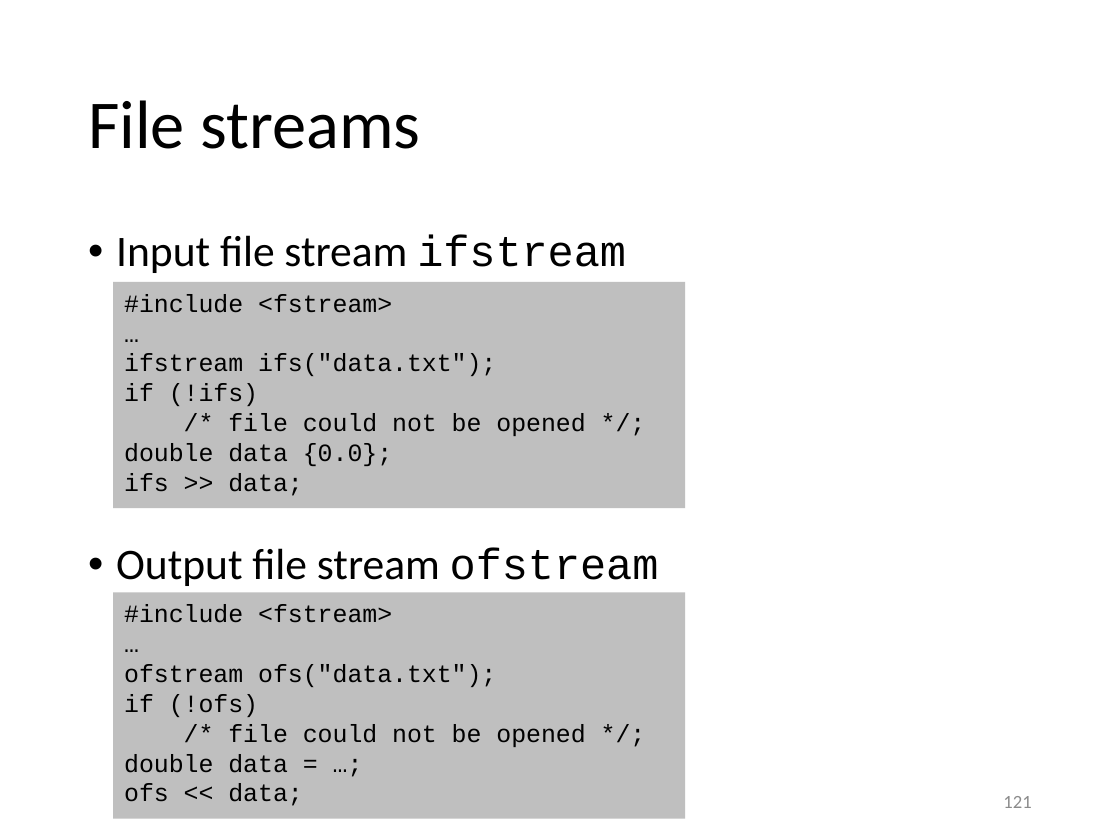
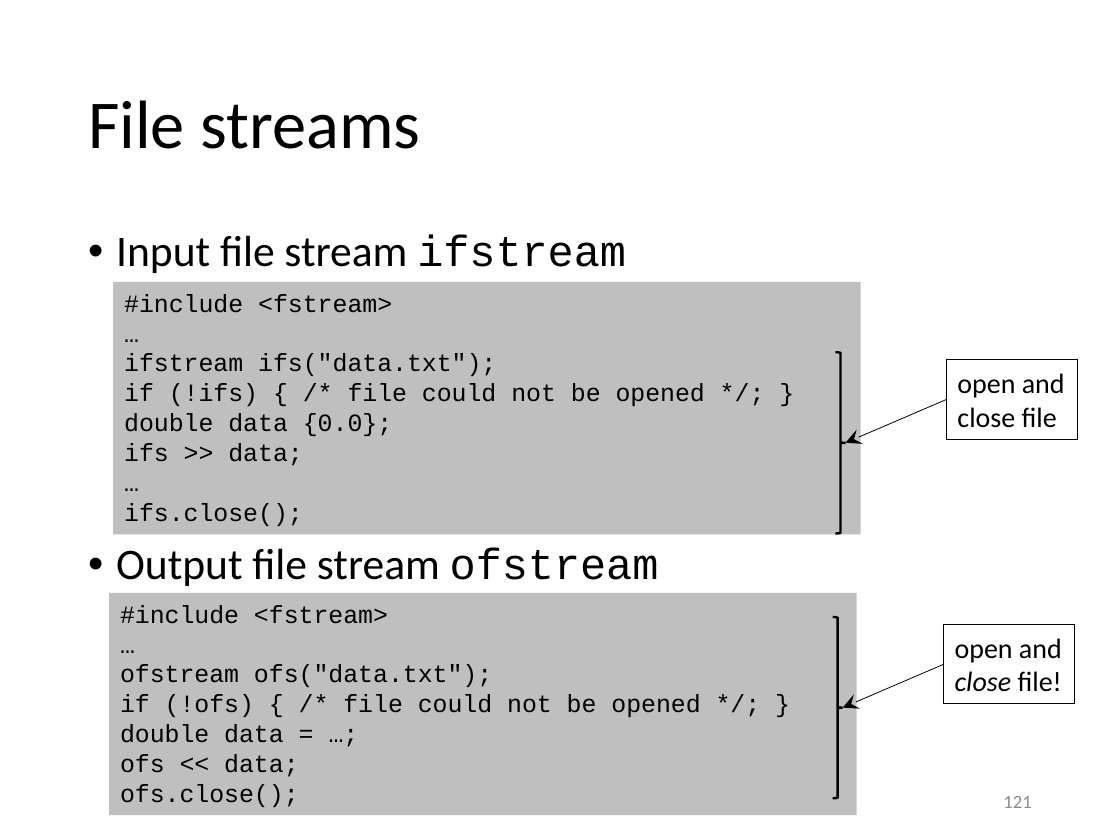
Before and after one commit to gjbex/training-material, a slide deck: slide 121 of CPlusPlus/scientific_cpp.pptx. Drawn at 1120x840 pixels with LibreOffice and Linux fonts; fonts in the diff are those of the drawing. Boxes give left, top, right and bottom in pixels: in the first picture for what was removed or moved away, otherwise in the second. Text is boxed around its words. In the diff, an @@ line names an element or a change of style, - is before the commit and + after.

```diff
--- a/CPlusPlus/scientific_cpp.pptx
+++ b/CPlusPlus/scientific_cpp.pptx
@@ rectangle "#include <fstream>" resized from (x1=113, y1=282, x2=685, y2=508) to (x1=113, y1=282, x2=860, y2=535) @@
@@ right brace added at (x1=836, y1=352, x2=846, y2=533), outline #000000 1.5 pt @@
@@ text in rectangle at (x1=124, y1=383, x2=705, y2=406): text changed @@
-if (!ifs)
-/* file could not be opened */;
+if (!ifs) { /* file could not be opened */; }
@@ rectangle added at (x1=946, y1=360, x2=1077, y2=439), fill #FFFFFF, outline #000000 0.75 pt, 18 pt, text #000000 @@
+open and
+close file
@@ arrow added from (946, 400) to (846, 442), #000000 0.5 pt @@
@@ text in rectangle at (x1=124, y1=503, x2=303, y2=526): paragraphs added @@
+…
+ifs.close();
@@ rectangle "#include <fstream>" resized from (x1=113, y1=592, x2=685, y2=819) to (x1=109, y1=592, x2=856, y2=815) @@
@@ right brace added at (x1=832, y1=617, x2=842, y2=799), outline #000000 1.5 pt @@
@@ rectangle added at (x1=944, y1=625, x2=1075, y2=704), fill #FFFFFF, outline #000000 0.75 pt, 18 pt, text #000000 @@
+open and
+close file!
@@ arrow added from (944, 664) to (842, 708), #000000 0.5 pt @@
@@ text in rectangle at (x1=120, y1=694, x2=700, y2=717): text changed @@
-if (!ofs)
-/* file could not be opened */;
+if (!ofs) { /* file could not be opened */; }
@@ text in rectangle at (x1=120, y1=784, x2=299, y2=807): paragraph added @@
+ofs.close();
```
